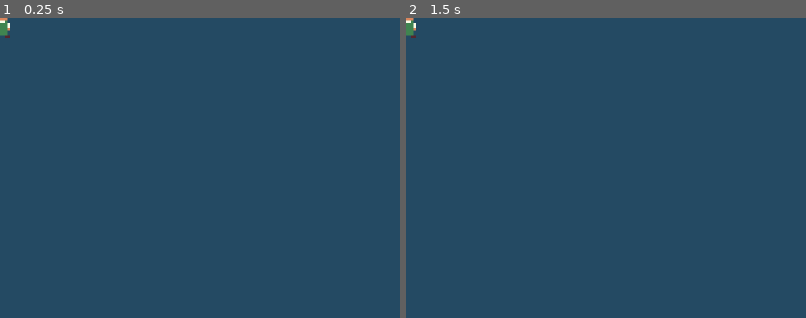
Above: before the commit, frames 1-2 (left to right).
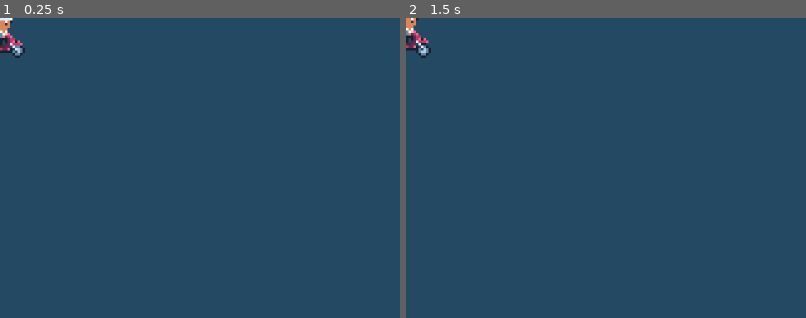
Above: after the commit, the same moments.

Repository: nikolawhallon/over-brewed
Game: Godot game, scene res://scenes/mailman.tscn
Two runs of this game, one before a commit and one after it. Both use one fixed random seed, a clock stepped at 60 frames per second and the inputs below. This scene is started directly instead of the project's main scene.
Inputs (mouse positions are % of the whole screen's width and height, from its top left):
- Up to frame 1 (0.25 s): no input
- Up to frame 2 (1.5 s): tap Enter at 0.5 s; move the mouse to (72, 45) at 0.52 s; hold Right 0.53-1.28 s; tap 4 (four_player) at 0.6 s; click (72, 45) at 0.67 s; tap Space at 1.25 s; move the mouse to (30, 55) at 1.27 s; hold Down from 1.28 s (still down); tap L (leave) at 1.35 s
The pictures show only the part of the screen within x 0-50%, y 0-50%; the shares and areas given below are measured in that part.

The runs differ from the first frame. In frame 1, 0.5% of the frame differs, in the area x 0-7%, y 0-14%; in frame 2, 0.5%.
Error in both runs: Invalid access to property or key 'match_id' on a base object of type 'Nil'. (res://scenes/helpers/match_visibility.gd:14)

Commit message:
added mailman sprite and total score counter

Diff:
--- a/scenes/arena.gd
+++ b/scenes/arena.gd
@@ -53,11 +53,13 @@
 func announce_update_left_score(new_score: int) -> void:
 	left_score = new_score
 	$CanvasLayer/LeftContainer/LeftScore.text = "LEFT: %d" % left_score
+	$CanvasLayer/TotalContainer/TotalScore.text = "TOTAL: %d" % (left_score + right_score)
 
 @rpc("authority", "reliable")
 func announce_update_right_score(new_score: int) -> void:
 	right_score = new_score
 	$CanvasLayer/RightContainer/RightScore.text = "RIGHT: %d" % right_score
+	$CanvasLayer/TotalContainer/TotalScore.text = "TOTAL: %d" % (left_score + right_score)
 
 func _on_customer_timer_timeout() -> void:
 	if not multiplayer.is_server():
--- a/scenes/arena.tscn
+++ b/scenes/arena.tscn
@@ -52,6 +52,22 @@
 
 [node name="CanvasLayer" type="CanvasLayer" parent="." unique_id=793026886]
 
+[node name="TotalContainer" type="MarginContainer" parent="CanvasLayer" unique_id=1412095667]
+anchors_preset = 10
+anchor_right = 1.0
+offset_bottom = 8.0
+grow_horizontal = 2
+theme_override_constants/margin_left = 4
+theme_override_constants/margin_top = 4
+theme_override_constants/margin_right = 4
+theme_override_constants/margin_bottom = 4
+
+[node name="TotalScore" type="Label" parent="CanvasLayer/TotalContainer" unique_id=206976035]
+layout_mode = 2
+text = "TOTAL: 0"
+label_settings = ExtResource("3_olpmc")
+horizontal_alignment = 1
+
 [node name="LeftContainer" type="MarginContainer" parent="CanvasLayer" unique_id=152495920]
 offset_right = 72.0
 offset_bottom = 16.0
@@ -92,7 +108,7 @@
 autostart = true
 
 [node name="LeftMailmanSpawnArea" type="Area2D" parent="." unique_id=821364098]
-position = Vector2(-320, -108)
+position = Vector2(-320, -116)
 collision_layer = 0
 collision_mask = 2
 script = ExtResource("4_xdvfk")
@@ -101,7 +117,7 @@
 shape = SubResource("RectangleShape2D_olpmc")
 
 [node name="RightMailmanSpawnArea" type="Area2D" parent="." unique_id=671862552]
-position = Vector2(320, -108)
+position = Vector2(320, -116)
 collision_layer = 0
 collision_mask = 2
 script = ExtResource("4_xdvfk")
--- a/scenes/mailman.gd
+++ b/scenes/mailman.gd
@@ -1,7 +1,7 @@
 extends CharacterBody2D
 
 
-const SPEED = 50.0
+const SPEED = 100.0
 @export var direction = Vector2.ZERO
 var target = null
 var spawn_area_path = NodePath()
@@ -10,6 +10,13 @@
 	global_position = initial_global_position
 	spawn_area_path = initial_spawn_area_path
 	target = initial_target
+
+func _ready():
+	$AnimatedSprite2D.play("default")
+	if target.x < global_position.x:
+		$AnimatedSprite2D.flip_h = true
+	else:
+		$AnimatedSprite2D.flip_h = false
 
 func _physics_process(_delta: float) -> void:
 	if not multiplayer.is_server():
--- a/scenes/mailman.tscn
+++ b/scenes/mailman.tscn
@@ -1,8 +1,31 @@
 [gd_scene format=3 uid="uid://jcwe4g0bvn6t"]
 
 [ext_resource type="Script" uid="uid://bol85s0iyb82p" path="res://scenes/mailman.gd" id="1_ipfhr"]
-[ext_resource type="Texture2D" uid="uid://dgwemui1rsx5o" path="res://assets/barista/barista-idle-1.png" id="1_kbpdr"]
+[ext_resource type="Texture2D" uid="uid://cdhsxioartgjh" path="res://assets/mailman/mailman-1.png" id="2_6demp"]
+[ext_resource type="Texture2D" uid="uid://qo6ety4vvmpp" path="res://assets/mailman/mailman-2.png" id="3_8sf0a"]
 [ext_resource type="PackedScene" uid="uid://crfcwsne50c0c" path="res://scenes/helpers/match_visibility.tscn" id="3_fnqd3"]
+[ext_resource type="Texture2D" uid="uid://droluf38l7w3t" path="res://assets/mailman/mailman-3.png" id="4_e6tko"]
+[ext_resource type="Texture2D" uid="uid://dx0ekuck1ntyo" path="res://assets/mailman/mailman-4.png" id="5_o3vo2"]
+
+[sub_resource type="SpriteFrames" id="SpriteFrames_j7adg"]
+animations = [{
+"frames": [{
+"duration": 1.0,
+"texture": ExtResource("2_6demp")
+}, {
+"duration": 1.0,
+"texture": ExtResource("3_8sf0a")
+}, {
+"duration": 1.0,
+"texture": ExtResource("4_e6tko")
+}, {
+"duration": 1.0,
+"texture": ExtResource("5_o3vo2")
+}],
+"loop": true,
+"name": &"default",
+"speed": 5.0
+}]
 
 [sub_resource type="RectangleShape2D" id="RectangleShape2D_kbpdr"]
 size = Vector2(8, 8)
@@ -17,8 +40,8 @@
 collision_mask = 0
 script = ExtResource("1_ipfhr")
 
-[node name="Sprite2D" type="Sprite2D" parent="." unique_id=1052990195]
-texture = ExtResource("1_kbpdr")
+[node name="AnimatedSprite2D" type="AnimatedSprite2D" parent="." unique_id=1006700521]
+sprite_frames = SubResource("SpriteFrames_j7adg")
 
 [node name="CollisionShape2D" type="CollisionShape2D" parent="." unique_id=1612251016]
 shape = SubResource("RectangleShape2D_kbpdr")
Binary file added: assets/mailman/mailman-1.png
Not shown, added: assets/mailman/mailman-1.png.import
Binary file added: assets/mailman/mailman-2.png
Not shown, added: assets/mailman/mailman-2.png.import
Binary file added: assets/mailman/mailman-3.png
Not shown, added: assets/mailman/mailman-3.png.import
Binary file added: assets/mailman/mailman-4.png
Not shown, added: assets/mailman/mailman-4.png.import
